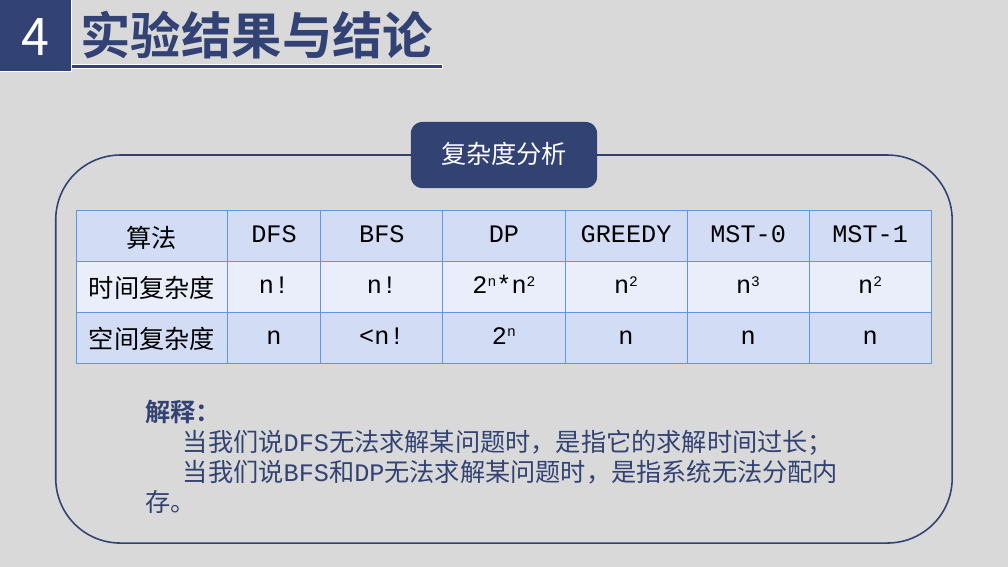
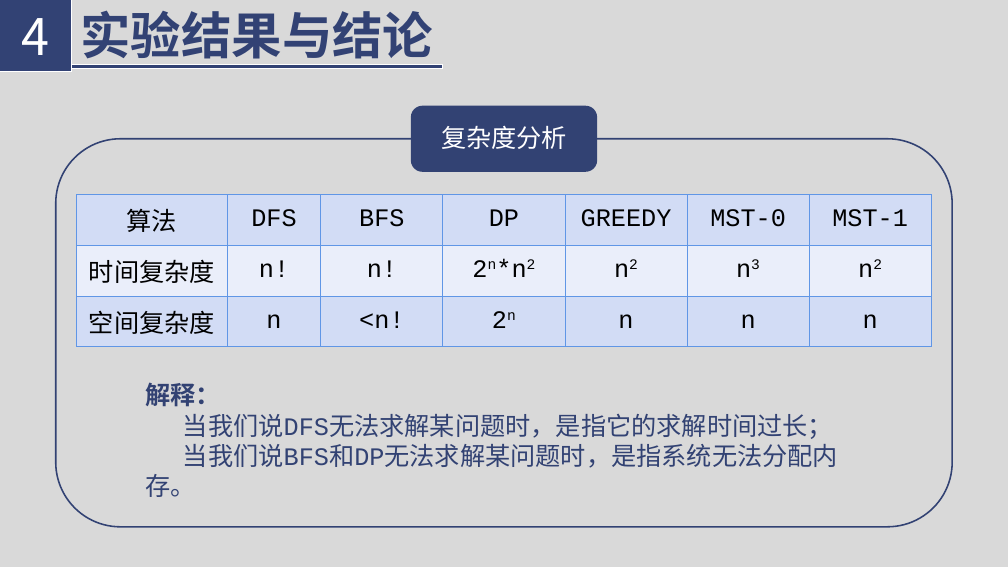
Before and after one commit to Florenz0707/AlgorithmProject, a slide deck: slide 30 of 3023244222-1-3/reports/introduction.pptx (slide 31 before the commit). Drawn at 1008x567 pixels with LibreOffice and Linux fonts; fonts in the diff are those of the drawing. Boxes give left, top, right and bottom in pixels: in the first picture for what was removed or moved away, otherwise in the second. Text is boxed around its words. In the diff, an @@ line names an element or a change of style, - is before the commit and + after.

```diff
--- a/3023244222-1-3/reports/introduction.pptx
+++ b/3023244222-1-3/reports/introduction.pptx
@@ 2 texts, 2 rounded rectangles, 1 table moved together from (x1=56, y1=123, x2=953, y2=543) to (x1=56, y1=107, x2=953, y2=527) @@
```
Also in this commit, not shown: 2 other slides changed, 1 slide removed, 1 other file.
